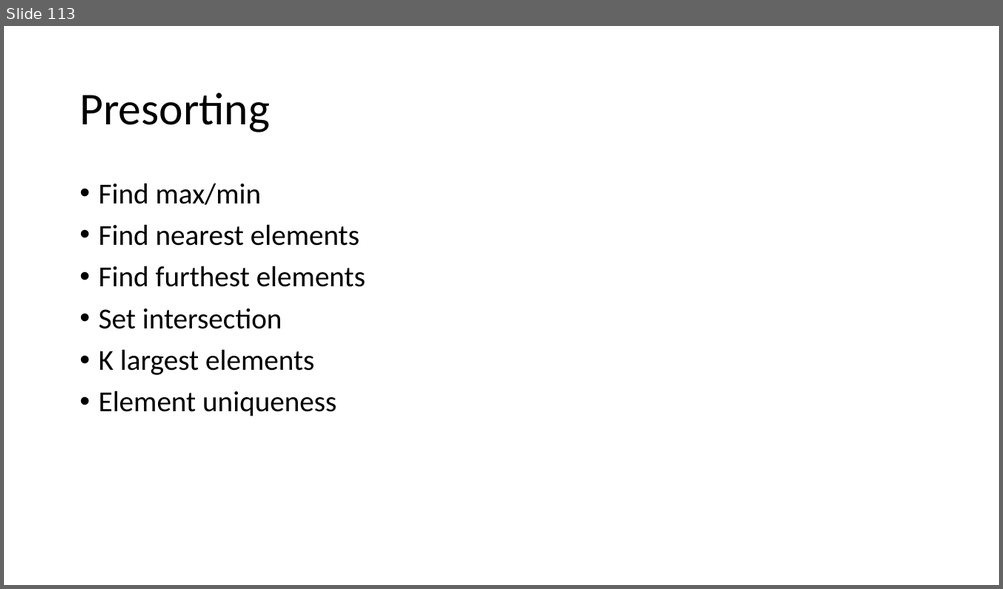
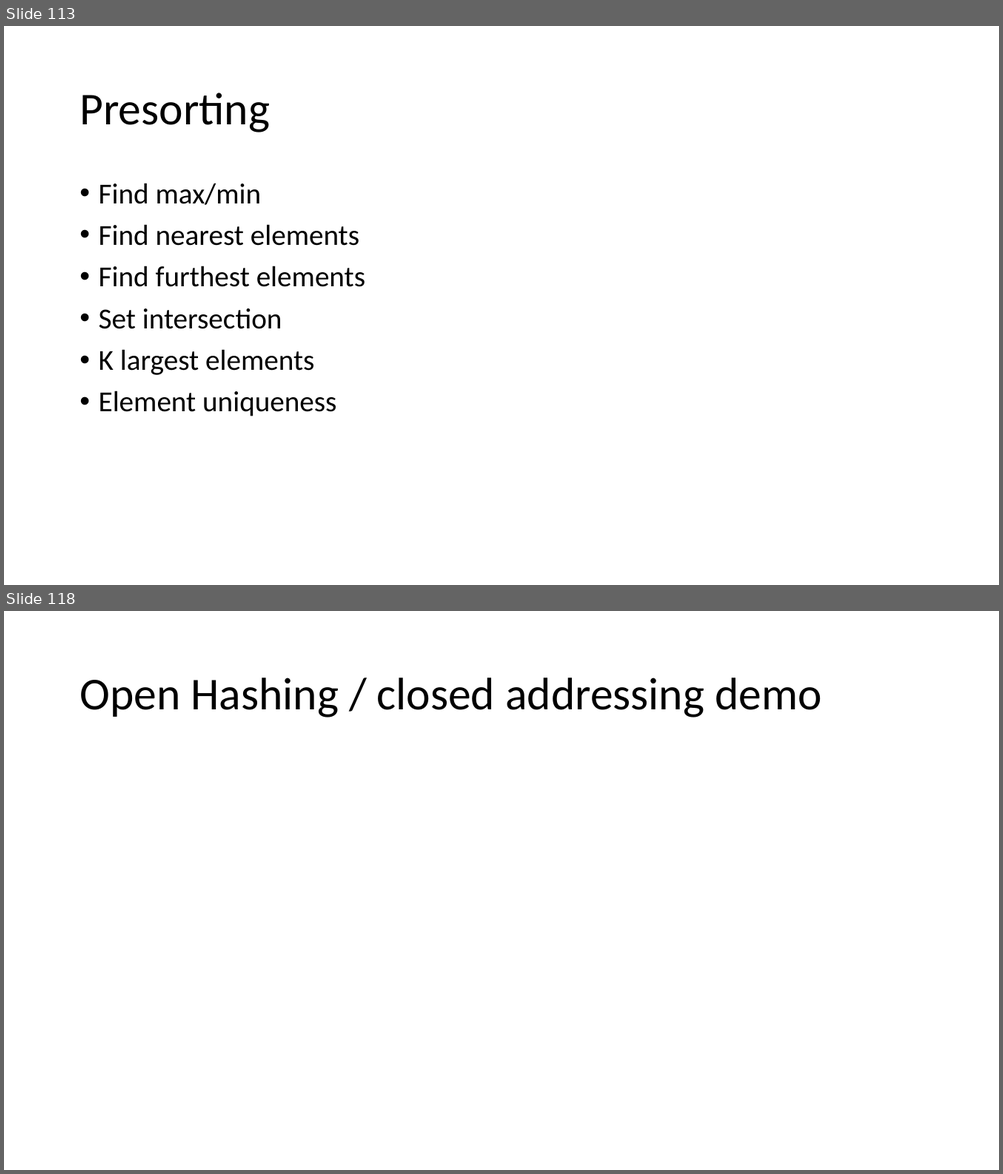
Before and after one commit to skalakm/232, a slide deck: notes.pptx. Shown one above the other, each under a label of ours: slide 113 before the commit, slides 113 and 118 after it; the slides between them are not shown. The pictures are 1003x589 and 1003x1174 pixels, drawn with LibreOffice and Linux fonts; fonts in the diff are those of the drawing. Boxes give left, top, right and bottom in pixels: in the first picture for what was removed or moved away, otherwise in the second. Text is boxed around its words. In the diff, an @@ line names an element or a change of style, - is before the commit and + after.

```diff
--- a/notes.pptx
+++ b/notes.pptx
@@ slide 118 added at (4, 611, 999, 1170), background #FFFFFF @@
@@ title added at (79, 678, 822, 718), 44 pt, text #000000 @@
+Open Hashing / closed addressing demo
```
Also in this commit, not shown: 5 other slides added.
